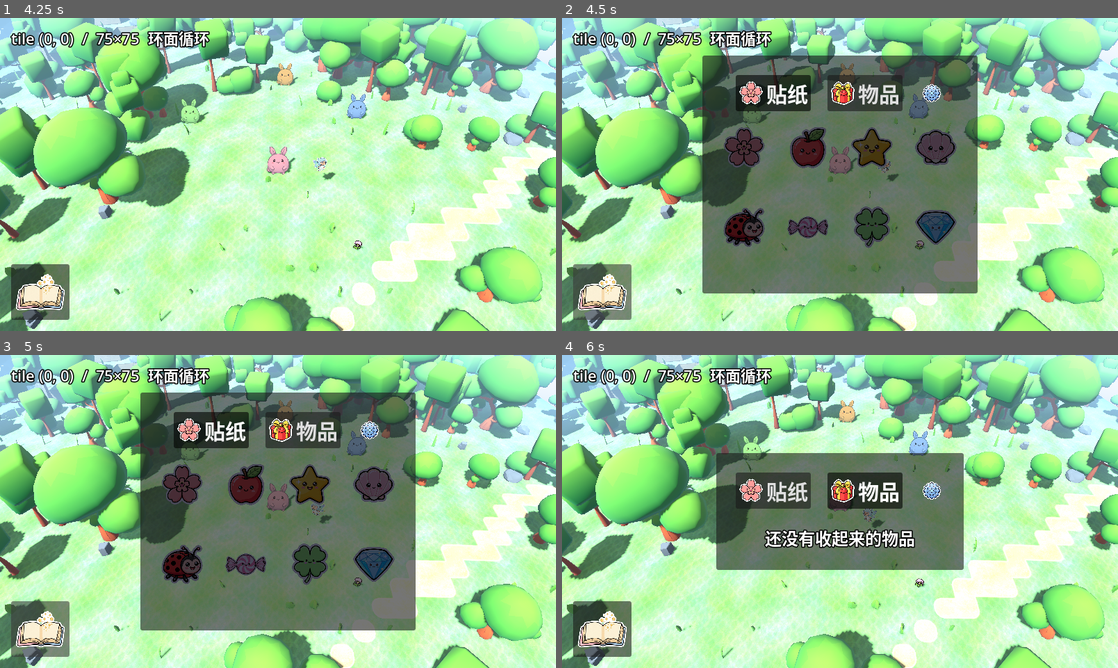
Above: before the commit, frames 1-4 (two rows, left to right).
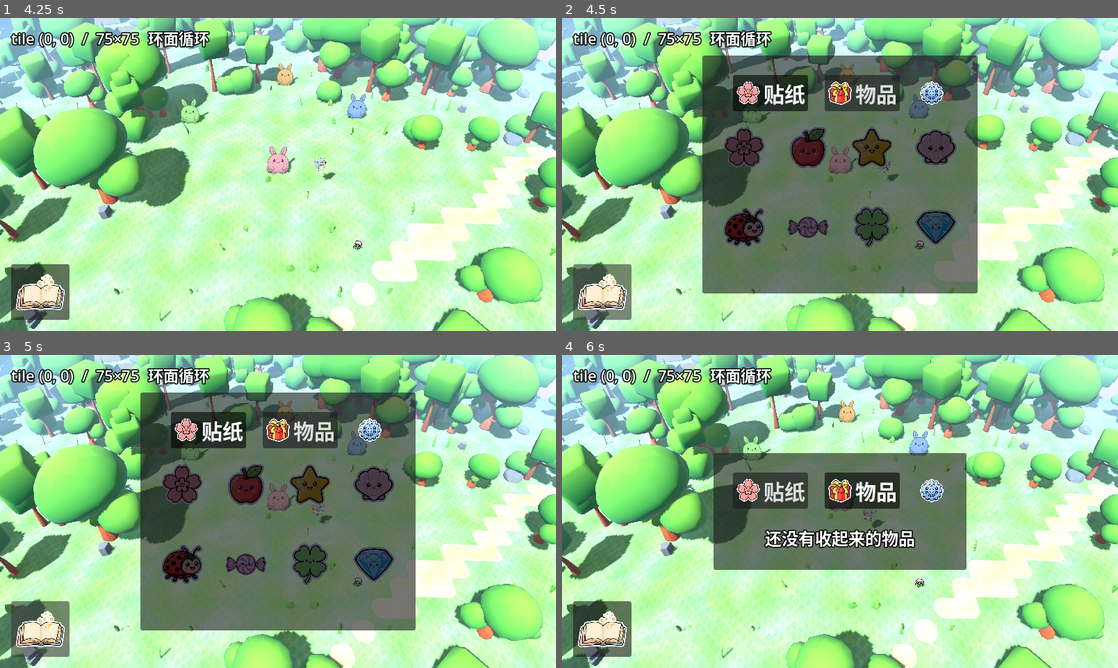
Above: after the commit, the same moments.

Repository: hoveychen/maliang
Game: Godot game, scene res://menu.tscn
The game is run twice, just before and just after one commit, with the same random seed, the same clock (stepped at 60 frames per second) and the same inputs. Sound files missing from this copy of the repository are replaced by a short silence.
Inputs (mouse positions are in pixels of both pictures, inside the frame that each line leads up to):
- Up to frame 1 (4.25 s): tap Enter (ui_accept) at 0.5, 0.77, 1.07, 3.5 s; move the mouse to (400, 158) at 0.52 s; hold Right (ui_right) 0.53-1.25 s; click (400, 158) at 0.67 s; click (278, 321) at 1.25 s; click (278, 321) at 2 s; click "跳过 ▸" at 2.75 s; drag from (166, 190) to (250, 237) at 3.52 s
- Up to frame 2 (4.5 s): click (600, 293) at 4.25 s
- Up to frame 3 (5 s): no input
- Up to frame 4 (6 s): click "贴纸" at 5 s; click "物品" at 5.75 s

Frame 1 is identical in both runs. In frame 2, 1.5% of the frame differs, in the area x 30-69%, y 18-30%; in frame 3, 1.5%; in frame 4, 1.8%, in the area x 27-73%, y 31-69%.

Commit message:
test(shot): 齿轮 tab 图标 28→36px 齿形可辨;设置页带窗截帧留档 screenshots/menu_entry(菜单任点/齿轮tab/重捏确认/回童话书),shot 脚本拆世界树防 HUD 残留;人眼过检通过

Diff:
--- a/scripts/world.gd
+++ b/scripts/world.gd
@@ -551,7 +551,7 @@
 	# 设置入口：小齿轮藏在 tab 行末尾（家长向，主菜单单入口化后重新捏角色走这里）
 	var settings_tab := Button.new()
 	settings_tab.icon = UiAssets.tex("ic_gear")
-	settings_tab.add_theme_constant_override("icon_max_width", 28)
+	settings_tab.add_theme_constant_override("icon_max_width", 36)
 	settings_tab.toggle_mode = true
 	settings_tab.flat = true
 	settings_tab.pressed.connect(_set_album_tab.bind("settings"))
--- /dev/null
+++ b/test/test_visual_settings_shot.gd
@@ -0,0 +1,34 @@
+extends SceneTree
+## 临时视觉验证（不进回测，服务人眼 QA）：收集册齿轮设置页截帧。
+## 编排（--fixed-fps 8）：1s 打开收集册（贴纸页+tab 行末尾小齿轮）→ 3s 切设置页
+## （重新捏角色按钮）→ 5s 点它弹 ？✓✗ 确认行 → 8s 点 ✓ 回童话书 onboarding → 11s 结束。
+## 运行: godot --write-movie <目录>/f.png --fixed-fps 8 --quit-after 90 \
+##       --script res://test/test_visual_settings_shot.gd
+## 注意：--write-movie 须带窗跑（headless 段错误），且不要改 root.size（会冻结截帧）。
+
+var scene: Node
+var frame := 0
+
+func _tick() -> void:
+	if scene == null:
+		return
+	frame += 1
+	match frame:
+		8:
+			(scene.get("album_button") as Button).emit_signal("pressed")
+		24:
+			((scene.get("_album_tab_buttons") as Dictionary)["settings"] as Button).emit_signal("pressed")
+		40:
+			var page := (scene.get("_album_pages") as Dictionary)["settings"] as Control
+			(page.get_child(0) as Button).emit_signal("pressed")
+		64:
+			((scene.get("_reroll_confirm") as HBoxContainer).get_child(1) as Button).emit_signal("pressed")
+			# 真实游戏里世界是 current_scene，change_scene 会整棵释放；
+			# 本脚本手动挂的树要自己拆，否则世界 HUD 残留叠在童话书上
+			scene.queue_free()
+			scene = null
+
+func _initialize() -> void:
+	scene = load("res://main.tscn").instantiate()
+	root.add_child(scene)
+	process_frame.connect(_tick)
Binary file added: screenshots/menu_entry/hud-gear-tab.jpg
Not shown, added: screenshots/menu_entry/hud-gear-tab.jpg.import
Binary file added: screenshots/menu_entry/hud-reroll-confirm.jpg
Not shown, added: screenshots/menu_entry/hud-reroll-confirm.jpg.import
Binary file added: screenshots/menu_entry/menu-tap-anywhere.jpg
Not shown, added: screenshots/menu_entry/menu-tap-anywhere.jpg.import
Binary file added: screenshots/menu_entry/reroll-onboarding.jpg
Not shown, added: screenshots/menu_entry/reroll-onboarding.jpg.import
Not shown, added: test/test_visual_settings.gd.uid
Not shown, added: test/test_visual_settings_shot.gd.uid
